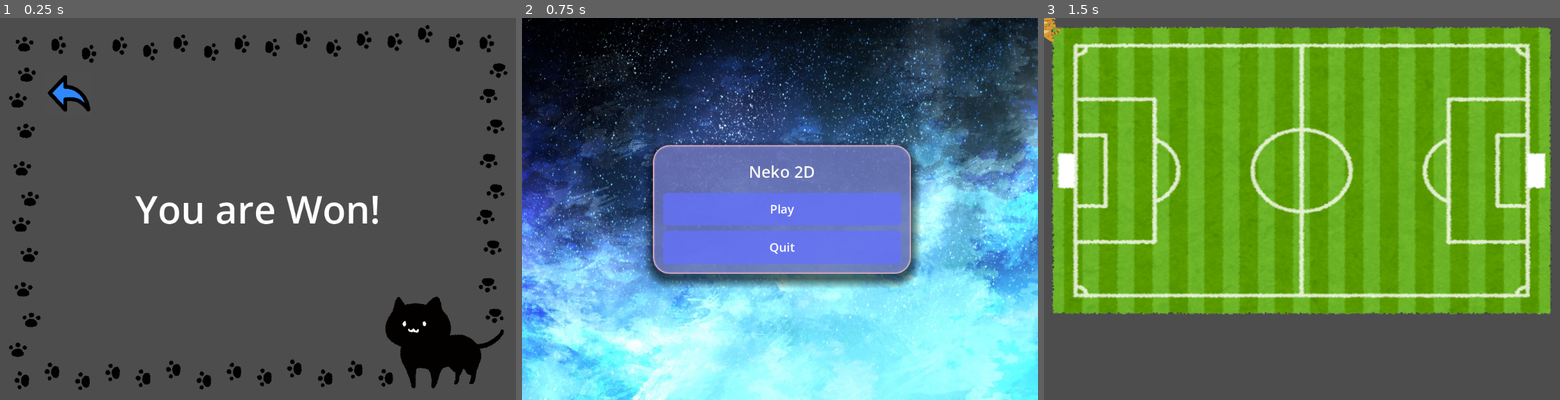
Above: before the commit, frames 1-3 (left to right).
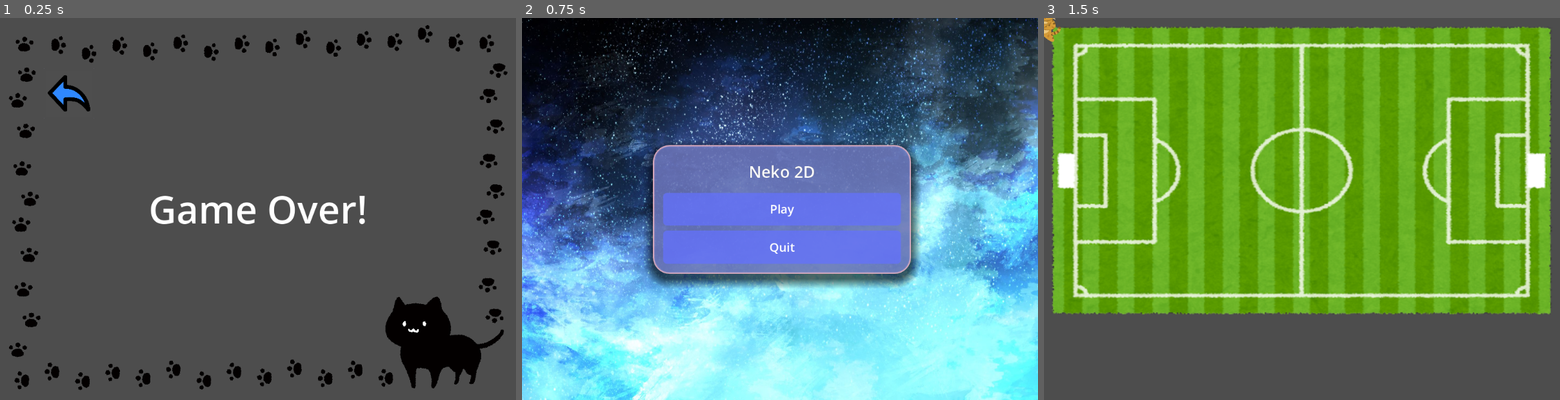
Above: after the commit, the same moments.

Repository: Youho1/Neko2D
Game: Godot game, scene res://Scene/result_menu/result_menu.tscn
Same seed, same stepped clock (60 frames per second), same inputs: the game is played once before the commit and once after it. The project has no main scene, so this scene is started directly.
Inputs (mouse positions are in pixels of both pictures, inside the frame that each line leads up to):
- Up to frame 1 (0.25 s): no input
- Up to frame 2 (0.75 s): click (589, 94) at 0.5 s
- Up to frame 3 (1.5 s): click "Play" at 1.25 s

The runs differ from the first frame. In frame 1, 1.7% of the frame differs, in the area x 26-74%, y 46-54%; in frame 2, nothing differs; in frame 3, nothing differs.

Commit message:
開始画面のBGMを改良 最初の曲はランダム 以降、順番で再生する

Diff:
--- a/Neko2D/Code/MainMenu/Sound.gd
+++ b/Neko2D/Code/MainMenu/Sound.gd
@@ -1 +1,15 @@
 extends Node
+
+@export var soundList : Array
+var AudioPlayer : AudioStreamPlayer2D
+var idx : int
+func _ready():
+	AudioPlayer = $AudioStreamPlayer2D
+	idx = randf_range(0, soundList.size())
+
+func _process(delta):
+	if (!AudioPlayer.playing):
+		AudioPlayer.stream = soundList[idx]
+		AudioPlayer.play()
+		idx = idx + 1
+		idx = idx % soundList.size()
--- a/Neko2D/Scene/MainMenu/main_menu.tscn
+++ b/Neko2D/Scene/MainMenu/main_menu.tscn
@@ -1,10 +1,13 @@
-[gd_scene load_steps=6 format=3 uid="uid://dvbruoka1t5ta"]
+[gd_scene load_steps=9 format=3 uid="uid://dvbruoka1t5ta"]
 
 [ext_resource type="Texture2D" uid="uid://but6wyw57v3kf" path="res://Resources/background.jpg" id="1_4oyxb"]
 [ext_resource type="Script" path="res://Code/MainMenu/CanvasLayer.gd" id="2_6l27p"]
 [ext_resource type="Theme" uid="uid://crhyifwtrtr73" path="res://Scene/MainMenu/new_theme.tres" id="3_bt3m1"]
 [ext_resource type="Script" path="res://Code/MainMenu/Sound.gd" id="4_j303e"]
+[ext_resource type="AudioStream" uid="uid://ctonme8svbp66" path="res://SEorBGM/BGM1.mp3" id="4_yfnq5"]
 [ext_resource type="AudioStream" uid="uid://dtm0lkk4x1vbh" path="res://SEorBGM/BGM2.mp3" id="6_8matn"]
+[ext_resource type="AudioStream" uid="uid://i73gvtcvr7hd" path="res://SEorBGM/BGM3.mp3" id="7_c13r3"]
+[ext_resource type="AudioStream" uid="uid://cubp0br30bawm" path="res://SEorBGM/BGM4.mp3" id="8_hhb1i"]
 
 [node name="MainMenu" type="Node"]
 
@@ -76,10 +79,9 @@
 
 [node name="Sound" type="Node" parent="."]
 script = ExtResource("4_j303e")
+soundList = [ExtResource("4_yfnq5"), ExtResource("6_8matn"), ExtResource("7_c13r3"), ExtResource("8_hhb1i")]
 
 [node name="AudioStreamPlayer2D" type="AudioStreamPlayer2D" parent="Sound"]
-stream = ExtResource("6_8matn")
-autoplay = true
 
 [connection signal="pressed" from="CanvasLayer/Main/CenterContainer/PanelContainer/MarginContainer/VBoxContainer/ButtonPlay" to="CanvasLayer" method="_on_button_play_pressed"]
 [connection signal="pressed" from="CanvasLayer/Main/CenterContainer/PanelContainer/MarginContainer/VBoxContainer/ButtonQuit" to="CanvasLayer" method="_on_button_quit_pressed"]
--- a/Neko2D/Scene/result_menu/result_menu.tscn
+++ b/Neko2D/Scene/result_menu/result_menu.tscn
@@ -64,7 +64,6 @@
 
 [node name="Sound" type="Node" parent="."]
 script = ExtResource("5_sdvrl")
-PlayerWon = true
 
 [node name="Win" type="AudioStreamPlayer2D" parent="Sound"]
 stream = ExtResource("5_5sebl")
Not shown, changed: Neko2D/SEorBGM/BGM1.mp3.import
Not shown, changed: Neko2D/SEorBGM/BGM2.mp3.import
Not shown, changed: Neko2D/SEorBGM/BGM3.mp3.import
Not shown, changed: Neko2D/SEorBGM/BGM4.mp3.import
